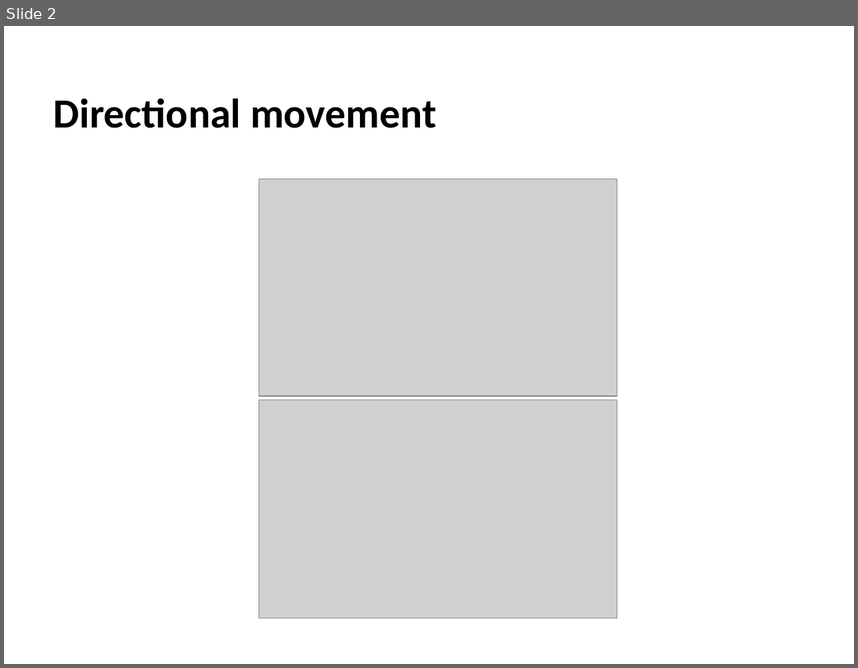
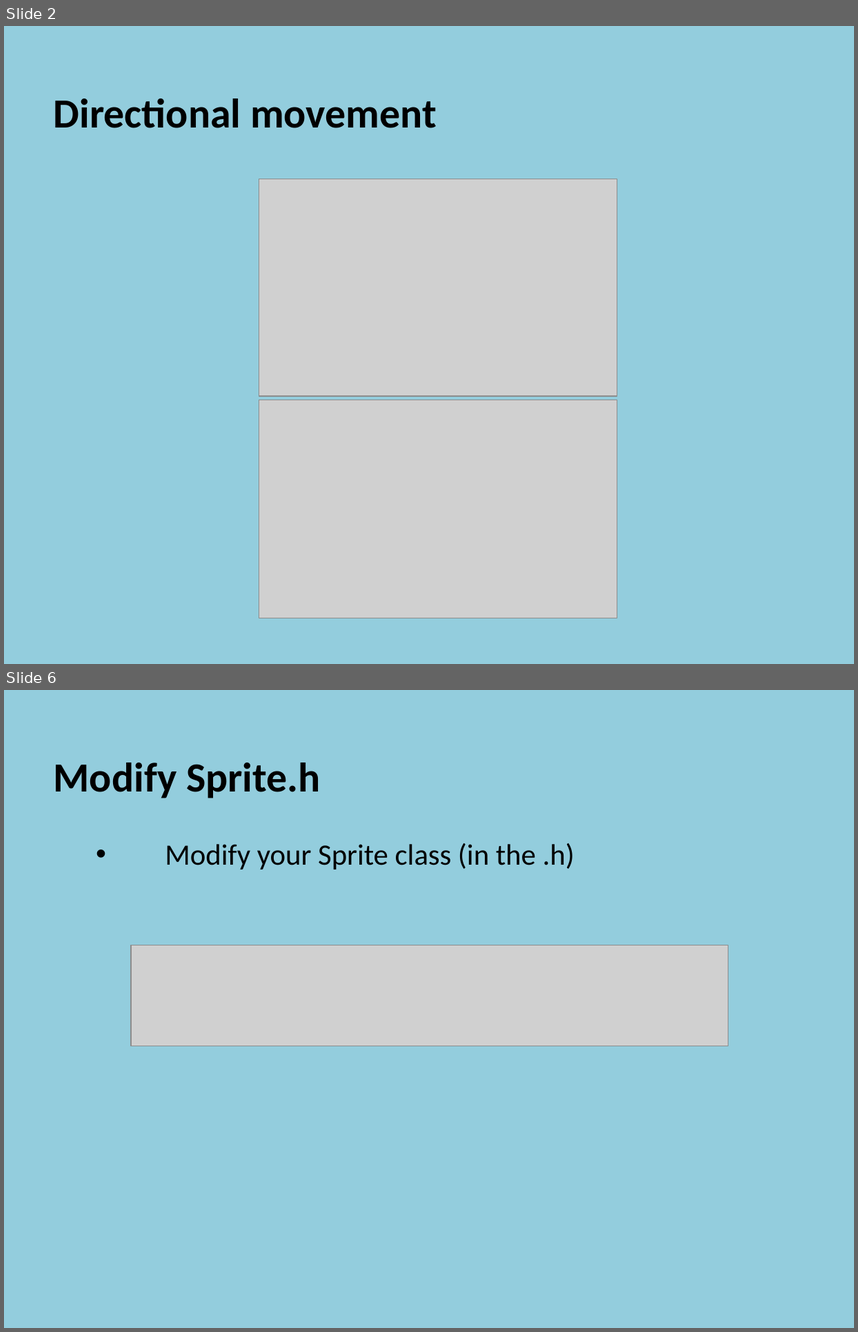
Before and after one commit to szetko/course-materials, a slide deck: Programming 4/05.1 Directional Sprites/05.1 Directional Sprites.pptx. Shown one above the other, each under a label of ours: slide 2 before the commit, slides 2 and 6 after it; the slides between them are not shown. The pictures are 858x668 and 858x1332 pixels, drawn with LibreOffice and Linux fonts; fonts in the diff are those of the drawing; grey boxes stand for pictures. Boxes give left, top, right and bottom in pixels: in the first picture for what was removed or moved away, otherwise in the second. Text is boxed around its words. In the diff, an @@ line names an element or a change of style, - is before the commit and + after.

Commit message:
Update 05.1 Directional Sprites PP

```diff
--- a/Programming 4/05.1 Directional Sprites/05.1 Directional Sprites.pptx
+++ b/Programming 4/05.1 Directional Sprites/05.1 Directional Sprites.pptx
@@ slide 6 added at box(4, 690, 854, 1328), background #93CDDD @@
@@ text added at box(54, 762, 575, 869), 25 pt, text #000000 @@
+  Modify Sprite.h
+    • Modify your Sprite class (in the .h)
@@ picture added at box(131, 945, 727, 1045) @@
@@ slide 2 changed as well @@
@@ background #FFFFFF to #93CDDD @@
```
Also in this commit, not shown: 1 other slide changed, 14 other slides added, 1 slide removed.
